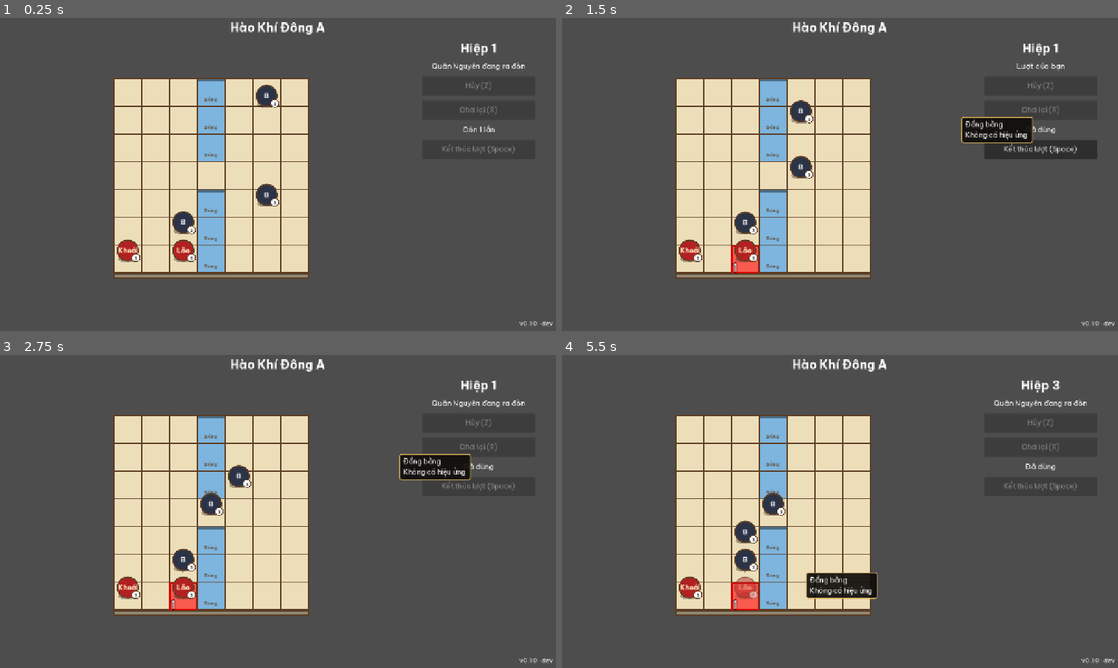
Above: before the commit, frames 1-4 (two rows, left to right).
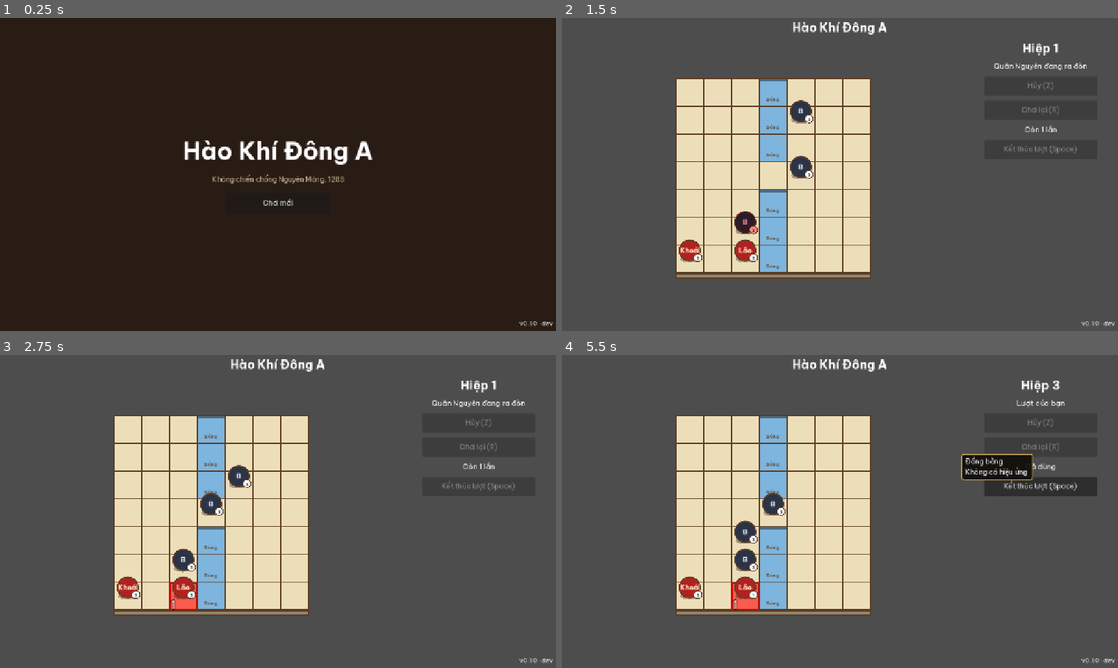
Above: after the commit, the same moments.

Repository: tuantrunglc/chong-nguyen-mong
Game: Godot game, scene res://scenes/main.tscn
The game is run twice, just before and just after one commit, with the same random seed, the same clock (stepped at 60 frames per second) and the same inputs.
Inputs (mouse positions are in pixels of both pictures, inside the frame that each line leads up to):
- Up to frame 1 (0.25 s): no input
- Up to frame 2 (1.5 s): click (840, 202) at 0.5 s, where only the run after the commit has a clickable "Chơi mới"; click (1040, 108) at 1.25 s, where only the run before the commit has a clickable "Chơi lại (R)"
- Up to frame 3 (2.75 s): click "Kết thúc lượt (Space)" at 2 s
- Up to frame 4 (5.5 s): tap Enter at 2.75 s; move the mouse to (962, 495) at 2.77 s; tap Space (end_turn) at 2.85 s; click (962, 495) at 2.92 s; click "Kết thúc lượt (Space)" at 3.5 s; drag from (728, 527) to (812, 574) at 4.27 s; click "Kết thúc lượt (Space)" (after the commit: "Chơi lại (R)") at 5 s

The runs differ from the first frame. In frame 1, 100% of the frame differs, in the area x 0-100%, y 0-100%; in frame 2, 1.8%; in frame 3, 1.1%; in frame 4, 2.6%.

Commit message:
Thêm màn hình chính: tên game, phụ đề và nút Chơi mới (Story 4.1)
Co-Authored-By: Claude Opus 5.5 <noreply@anthropic.com>

Diff:
--- a/game/i18n/text.csv
+++ b/game/i18n/text.csv
@@ -3,6 +3,8 @@
 error.data_title,Dữ liệu bị lỗi
 error.data_short,Không mở được trận vì file dữ liệu bị lỗi.
 error.back_to_menu,Về menu
+menu.new_game,Chơi mới
+menu.subtitle,"Kháng chiến chống Nguyên Mông, 1288"
 hud.round,Hiệp %d
 hud.round_limit,Hiệp %d/%d
 hud.morale,"Lòng dân: %d/%d"
--- a/game/src/app/main.gd
+++ b/game/src/app/main.gd
@@ -1,6 +1,7 @@
 extends Node2D
-## Màn hình gốc: tiêu đề, bàn cờ và nhãn phiên bản ở góc dưới phải.
-## Lúc mở game nạp chi_so.json và file trận; dữ liệu lỗi thì hiện màn hình lỗi thay cho bàn cờ.
+## Màn hình gốc: đổi giữa màn hình chính, trận và màn hình lỗi; nhãn phiên bản ở góc dưới phải trên mọi màn.
+## Mở game thì hiện màn hình chính (Story 4.1); có chọn trận (chỉ khi bật dev) thì vào thẳng trận đó.
+## Vào trận thì nạp chi_so.json và file trận; dữ liệu lỗi thì hiện màn hình lỗi thay cho bàn cờ.
 
 enum Screen { MENU, BATTLE, TRANSITION, ERROR }
 
@@ -10,8 +11,8 @@
 ## Tiêu đề nằm phía trên bàn cờ (vùng bàn cờ BoardView.AREA bắt đầu ở y = 52).
 const TITLE_TOP: int = 4
 const TITLE_HEIGHT: int = 44
-## Chưa có màn hình chính (story 4.1): không chọn trận thì mở trận 1.
-const DEFAULT_TRAN: int = 1
+## "Chơi mới" mở trận này; F5 khi chưa mở trận nào cũng vậy.
+const FIRST_LEVEL_ID: String = "tran_01"
 
 ## Test đổi được trước khi add_child.
 var stats_path: String = "res://data/chi_so.json"
@@ -25,6 +26,7 @@
 ## Chỉ có khi bật dev (F3, Story 2.6).
 var _ai_overlay: AiIntentOverlay = null
 var _error_screen: ErrorScreen = null
+var _main_menu: MainMenu
 var _title_label: Label
 var _board_view: BoardView
 var _battle_input: BattleInput
@@ -73,6 +75,13 @@
 	# Hoạt ảnh phát xong mới vẽ bản chụp cuối (Story 2.11).
 	_battle_view.playback_finished.connect(_on_playback_finished)
 	add_child(_battle_view)
+	# Nằm dưới nhãn phiên bản và chữ DEV (thêm sau).
+	_main_menu = MainMenu.new()
+	_main_menu.size = BoardView.viewport_size
+	_main_menu.visible = false
+	_main_menu.setup()
+	_main_menu.new_game_pressed.connect(_on_new_game)
+	add_child(_main_menu)
 
 	_version_label = Label.new()
 	_version_label.text = "v%s · %s" % [_read_version(), BuildInfo.read_commit(BUILD_INFO_PATH)]
@@ -105,15 +114,27 @@
 	# Công cụ AI (Story 0.6): chỉ khi bật dev trên desktop có cửa sổ.
 	McpRuntime.start_if_enabled(self, AppState.launch.dev)
 
+	# Chọn trận chỉ có khi bật dev (AppState đã bỏ tran nếu chưa bật): vào thẳng trận, không qua màn hình chính.
+	_level_id = AppState.launch.level_id()
+	if _level_id.is_empty():
+		_show_menu()
+	else:
+		_start_battle()
+
+
+## Nút "Chơi mới" của màn hình chính: vào trận 1.
+func _on_new_game() -> void:
+	Log.info("app", "chơi mới")
+	_level_id = FIRST_LEVEL_ID
 	_start_battle()
 
 
-## Nạp chỉ số và trận. Luôn nạp cả hai file để liệt kê đủ lỗi của cả hai. F5 gọi lại hàm này (_reload_data).
+## Nạp chỉ số và trận _level_id (chưa có thì trận 1). Luôn nạp cả hai file để liệt kê đủ lỗi của cả hai.
+## F5 (_reload_data) và nút "Chơi lại trận" gọi lại hàm này.
 func _start_battle() -> void:
-	var level_id: String = AppState.launch.level_id()
-	if level_id.is_empty():
-		level_id = "tran_%02d" % DEFAULT_TRAN
-	_level_id = level_id
+	if _level_id.is_empty():
+		_level_id = FIRST_LEVEL_ID
+	var level_id: String = _level_id
 	var stats_result: LoadResult = StatsLoader.load_stats(stats_path)
 	var level_result: LoadResult = LevelLoader.load_level("%s/%s.json" % [level_dir, level_id])
 
@@ -143,6 +164,7 @@
 	# Hiệp 1 cũng bắt đầu bằng pha địch chuẩn bị (Story 2.6): bàn người chơi thấy là bàn sau khi quân Nguyên đã đi.
 	_battle_view.begin_battle()
 	_hide_error()
+	_set_menu_visible(false)
 	_screen = Screen.BATTLE
 
 
@@ -207,6 +229,7 @@
 	_result_banner.hide_result()
 	_show_board(null)
 	_board_view.visible = false
+	_set_menu_visible(false)
 	_error_screen = ErrorScreen.new()
 	var rect: Rect2 = _board_view.board_rect()
 	_error_screen.position = rect.position
@@ -218,13 +241,15 @@
 	_screen = Screen.ERROR
 
 
-## Menu tạm cho tới story 4.1: bàn cờ trống.
+## Màn hình chính (Story 4.1): dừng trận, xóa bàn rồi ẩn bàn cờ và tiêu đề sau màn hình chính.
 func _show_menu() -> void:
 	_hide_error()
 	_controller = null
 	_battle_view.stop()
 	_result_banner.hide_result()
 	_show_board(null)
+	_board_view.visible = false
+	_set_menu_visible(true)
 	_screen = Screen.MENU
 	Log.info("app", "về menu")
 
@@ -263,6 +288,17 @@
 	_board_view.visible = true
 
 
+## Màn hình chính và tiêu đề trận không hiện cùng lúc (màn hình chính đã có tên game).
+func _set_menu_visible(shown: bool) -> void:
+	_main_menu.visible = shown
+	_title_label.visible = not shown
+
+
+## Màn hình chính (để test).
+func main_menu() -> MainMenu:
+	return _main_menu
+
+
 func _read_version() -> String:
 	var value: Variant = ProjectSettings.get_setting("application/config/version", "0.0.0")
 	return str(value)
--- /dev/null
+++ b/game/src/ui/main_menu.gd
@@ -0,0 +1,58 @@
+class_name MainMenu
+extends Control
+## Màn hình chính (Story 4.1, FR45), dựng bằng code. Người gọi đặt size trước khi gọi setup().
+## Tên game, một dòng phụ đề và nút "Chơi mới" (tác giả chốt 2026-10-28). Nút "Chơi tiếp" thêm ở Story 4.3,
+## nằm trên "Chơi mới" trong cùng hộp _buttons.
+
+signal new_game_pressed
+
+const BACKGROUND_COLOR: Color = Color(0.16, 0.11, 0.08)
+const SUBTITLE_COLOR: Color = Color(0.85, 0.75, 0.6)
+const TITLE_FONT_SIZE: int = 56
+const SEPARATION: int = 20
+const BUTTON_SIZE: Vector2 = Vector2(240, 48)
+
+var _buttons: VBoxContainer
+var _new_game_button: Button
+
+
+func setup() -> void:
+	var center: CenterContainer = CenterContainer.new()
+	center.size = size
+	add_child(center)
+	var box: VBoxContainer = VBoxContainer.new()
+	box.add_theme_constant_override("separation", SEPARATION)
+	center.add_child(box)
+
+	var title: Label = Label.new()
+	title.text = tr("app.title")
+	title.theme_type_variation = &"TitleLabel"
+	title.add_theme_font_size_override("font_size", TITLE_FONT_SIZE)
+	title.horizontal_alignment = HORIZONTAL_ALIGNMENT_CENTER
+	box.add_child(title)
+
+	var subtitle: Label = Label.new()
+	subtitle.text = tr("menu.subtitle")
+	subtitle.add_theme_color_override("font_color", SUBTITLE_COLOR)
+	subtitle.horizontal_alignment = HORIZONTAL_ALIGNMENT_CENTER
+	box.add_child(subtitle)
+
+	_buttons = VBoxContainer.new()
+	_buttons.add_theme_constant_override("separation", SEPARATION / 2)
+	_buttons.size_flags_horizontal = Control.SIZE_SHRINK_CENTER
+	box.add_child(_buttons)
+	_new_game_button = Button.new()
+	_new_game_button.text = tr("menu.new_game")
+	_new_game_button.custom_minimum_size = BUTTON_SIZE
+	_new_game_button.pressed.connect(func() -> void: new_game_pressed.emit())
+	_buttons.add_child(_new_game_button)
+	queue_redraw()
+
+
+func _draw() -> void:
+	draw_rect(Rect2(Vector2.ZERO, size), BACKGROUND_COLOR)
+
+
+## Nút "Chơi mới" (để test).
+func new_game_button() -> Button:
+	return _new_game_button
--- a/game/tests/test_battle_view.gd
+++ b/game/tests/test_battle_view.gd
@@ -45,6 +45,8 @@
 
 
 func before_each() -> void:
+	# Story 4.1: không chọn trận thì mở màn hình chính; test trận vào thẳng trận 1 (test màn hình chính đặt lại "").
+	AppState.launch.tran = "1"
 	DirAccess.make_dir_recursive_absolute(PROBE_DIR)
 	SaveProbe.path = PROBE_FILE
 
--- a/game/tests/test_board_view.gd
+++ b/game/tests/test_board_view.gd
@@ -12,6 +12,8 @@
 
 
 func before_each() -> void:
+	# Story 4.1: không chọn trận thì mở màn hình chính; test trận vào thẳng trận 1 (test màn hình chính đặt lại "").
+	AppState.launch.tran = "1"
 	DirAccess.make_dir_recursive_absolute(PROBE_DIR)
 	SaveProbe.path = PROBE_FILE
 
--- a/game/tests/test_main.gd
+++ b/game/tests/test_main.gd
@@ -23,6 +23,8 @@
 
 
 func before_each() -> void:
+	# Story 4.1: không chọn trận thì mở màn hình chính; test trận vào thẳng trận 1 (test màn hình chính đặt lại "").
+	AppState.launch.tran = "1"
 	_old_window_title = get_window().title
 	DirAccess.make_dir_recursive_absolute(PROBE_DIR)
 	SaveProbe.path = PROBE_FILE
@@ -179,7 +181,7 @@
 	assert_eq(badge_text, "DEV · lần mở thứ 2")
 
 
-func test_loads_level_1_by_default() -> void:
+func test_tran_1_loads_level_1() -> void:
 	var main: Node2D = _make_main()
 	assert_has(Log.get_lines(), "[INFO][battle] nạp trận tran_01")
 	assert_not_null(AppState.stats, "đã có chỉ số")
@@ -279,7 +281,8 @@
 	button.pressed.emit()
 	assert_eq(main._screen, main.Screen.MENU)
 	assert_null(main._error_screen)
-	assert_true(main._board_view.visible, "bàn cờ hiện lại")
+	assert_true(main.main_menu().visible, "hiện màn hình chính (Story 4.1)")
+	assert_false(main._board_view.visible, "bàn cờ ẩn sau màn hình chính")
 	assert_has(Log.get_lines(), "[INFO][app] về menu")
 
 
@@ -337,12 +340,16 @@
 	assert_eq((tokens[3] as UnitToken).name_text(), tr("unit.tran_khanh_du"))
 
 
-func test_level_name_without_dev_opens_level_1() -> void:
+## Story 4.1: chưa bật dev thì tran bị bỏ, nên mở màn hình chính (trước đây: mở trận 1).
+func test_level_name_without_dev_shows_menu() -> void:
 	AppState.launch.tran = "thu_ba_tuong"
 	AppState.launch.require_dev_for_tran()
 	var main: Node2D = _make_main()
-	assert_has(Log.get_lines(), "[INFO][battle] nạp trận tran_01")
-	assert_eq(_tokens(main).size(), 5)
+	assert_eq(main._screen, main.Screen.MENU)
+	assert_true(main.main_menu().visible)
+	assert_eq(_tokens(main).size(), 0)
+	for line: String in Log.get_lines():
+		assert_false(line.begins_with("[INFO][battle] nạp trận"), "không nạp trận nào: " + line)
 
 
 func test_back_to_menu_leaves_empty_board() -> void:
@@ -350,7 +357,7 @@
 	assert_eq(_tokens(main).size(), 0, "màn hình lỗi: không có đồng quân")
 	_find_button(main._error_screen).pressed.emit()
 	assert_eq(_tokens(main).size(), 0, "về menu: bàn trống")
-	assert_true(main._board_view.visible)
+	assert_false(main._board_view.visible, "về menu: bàn cờ ẩn sau màn hình chính (Story 4.1)")
 
 
 func test_back_to_menu_after_battle_clears_everything() -> void:
@@ -662,3 +669,94 @@
 	assert_string_contains(copied[0], "## Nhật ký")
 	assert_false(copied[0].contains("```json"), "không có trận thì không có kịch bản")
 	assert_eq(main.notice().text(), tr("dev.copied_no_battle"))
+
+
+## Story 4.1 (FR45): mở game không chọn trận thì hiện màn hình chính, chưa nạp trận nào.
+func test_no_tran_shows_main_menu() -> void:
+	AppState.launch.tran = ""
+	var main: Node2D = _make_main()
+	var menu: MainMenu = main.main_menu()
+	assert_eq(main._screen, main.Screen.MENU)
+	assert_true(menu.visible)
+	assert_null(main._controller)
+	assert_false(main._board_view.visible, "bàn cờ ẩn")
+	assert_false(main._title_label.visible, "tiêu đề trận ẩn (màn hình chính đã có tên game)")
+	assert_false(main._hud.visible, "HUD ẩn")
+	assert_true(main._version_label.visible, "nhãn phiên bản vẫn hiện")
+	assert_lt(menu.get_index(), main._version_label.get_index(), "nhãn phiên bản nằm trên màn hình chính")
+	assert_eq(menu.new_game_button().text, tr("menu.new_game"))
+	var texts: Array[String] = _label_texts(menu)
+	assert_has(texts, tr("app.title"))
+	assert_has(texts, tr("menu.subtitle"))
+	assert_eq(_tokens(main).size(), 0)
+
+
+## Bấm "Chơi mới" thì vào trận 1, như trận 1 mở trước đây.
+func test_new_game_opens_level_1() -> void:
+	AppState.launch.tran = ""
+	var main: Node2D = _make_main()
+	main.main_menu().new_game_button().pressed.emit()
+	assert_eq(main._screen, main.Screen.BATTLE)
+	assert_eq(main._level_id, "tran_01")
+	assert_false(main.main_menu().visible)
+	assert_true(main._board_view.visible)
+	assert_true(main._title_label.visible)
+	assert_true(main._hud.visible)
+	assert_has(Log.get_lines(), "[INFO][app] chơi mới")
+	assert_has(Log.get_lines(), "[INFO][battle] nạp trận tran_01")
+	assert_eq(_tokens(main).size(), 5)
+
+
+## Bật dev và chọn trận thì vào thẳng trận đó, không qua màn hình chính.
+func test_dev_tran_skips_main_menu() -> void:
+	AppState.launch.dev = true
+	AppState.launch.tran = "3"
+	var main: Node2D = _make_main()
+	assert_eq(main._screen, main.Screen.BATTLE)
+	assert_false(main.main_menu().visible)
+	assert_has(Log.get_lines(), "[INFO][battle] nạp trận tran_03")
+
+
+## Phím tắt trận ở màn hình chính không làm gì: không vào trận, không ghi lệnh, không có cảnh báo hay lỗi.
+func test_battle_keys_do_nothing_on_main_menu() -> void:
+	AppState.launch.tran = ""
+	var main: Node2D = _make_main()
+	Log.clear()
+	var old_debug: bool = Log.debug_enabled
+	Log.debug_enabled = true  # "nhận lệnh" là dòng DEBUG
+	for key: Key in [KEY_SPACE, KEY_Z, KEY_R, KEY_Q, KEY_W, KEY_1, KEY_2, KEY_3]:
+		var ev: InputEventKey = InputEventKey.new()
+		ev.physical_keycode = key
+		ev.pressed = true
+		(main._battle_input as BattleInput)._unhandled_input(ev)
+	Log.debug_enabled = old_debug
+	assert_eq(main._screen, main.Screen.MENU)
+	assert_null(main._controller)
+	for line: String in Log.get_lines():
+		assert_false(line.begins_with("[WARN]") or line.begins_with("[ERROR]"), line)
+		assert_false(line.contains("nhận lệnh"), "không có lệnh nào: " + line)
+
+
+## Màn hình lỗi → Về menu → sửa file → Chơi mới: vào được trận, không giữ dữ liệu lỗi.
+func test_new_game_after_error_screen() -> void:
+	var main: Node2D = _make_main(_broken_level_dir())
+	assert_eq(main._screen, main.Screen.ERROR)
+	_find_button(main._error_screen).pressed.emit()
+	assert_true(main.main_menu().visible)
+	main.level_dir = "res://data/tran"
+	main.main_menu().new_game_button().pressed.emit()
+	assert_eq(main._screen, main.Screen.BATTLE)
+	assert_null(main._error_screen)
+	assert_eq(_tokens(main).size(), 5)
+
+
+## F5 ở màn hình chính khi chưa mở trận nào: mở trận 1 (kiến trúc: F5 chạy ở mọi màn hình).
+func test_f5_on_fresh_main_menu_opens_level_1() -> void:
+	AppState.launch.dev = true
+	AppState.launch.tran = ""
+	var main: Node2D = _make_main()
+	assert_eq(main._screen, main.Screen.MENU)
+	_press_f5(main)
+	assert_eq(main._screen, main.Screen.BATTLE)
+	assert_eq(main._level_id, "tran_01")
+	assert_false(main.main_menu().visible)
--- a/game/tests/test_stratagem_view.gd
+++ b/game/tests/test_stratagem_view.gd
@@ -10,11 +10,14 @@
 
 
 func before_each() -> void:
+	# Story 4.1: không chọn trận thì mở màn hình chính; test trận vào thẳng trận 1 (test màn hình chính đặt lại "").
+	AppState.launch.tran = "1"
 	DirAccess.make_dir_recursive_absolute(LEVEL_DIR)
 
 
 func after_each() -> void:
 	AppState.stats = null
+	AppState.launch.tran = ""
 	for action: String in BattleInput.ACTION_KEYS:
 		if InputMap.has_action(action):
 			InputMap.erase_action(action)
Binary file changed: game/i18n/text.vi.translation
Not shown, added: game/src/ui/main_menu.gd.uid
Not shown, changed: _bmad-output/implementation-artifacts/4-1-man-hinh-chinh.md
Not shown, changed: _bmad-output/implementation-artifacts/sprint-status.yaml
